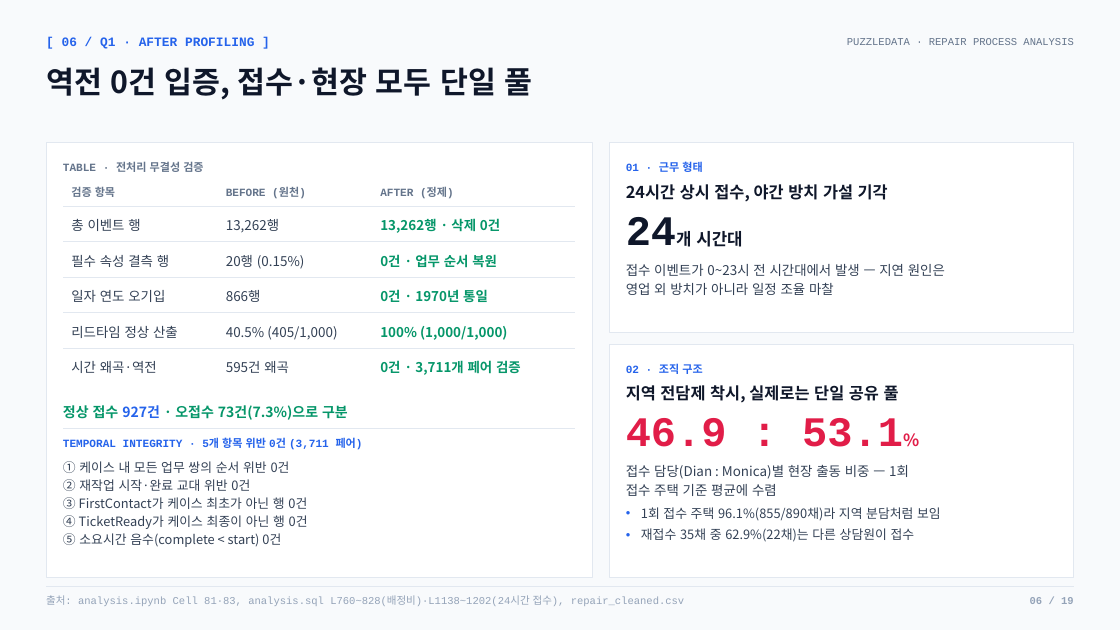
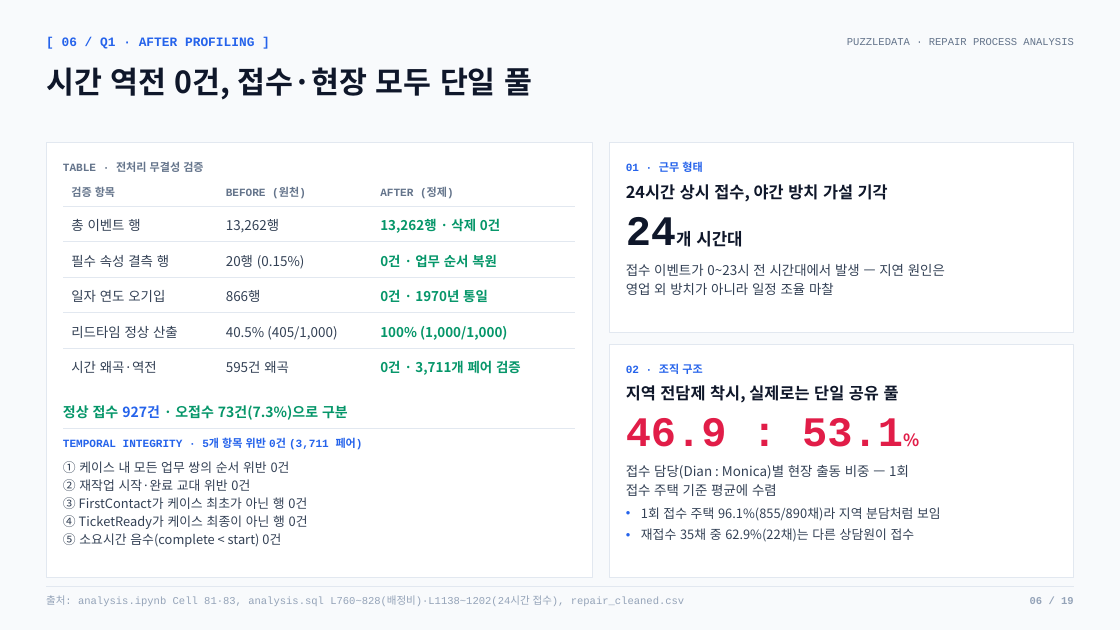
Before and after one commit to nus1245/puzzle_data, a slide deck: slide 6 of outputs/pptx/puzzledata_repair_report.pptx. Drawn at 1120x630 pixels with LibreOffice and Linux fonts; fonts in the diff are those of the drawing. Boxes give left, top, right and bottom in pixels: in the first picture for what was removed or moved away, otherwise in the second. Text is boxed around its words. In the diff, an @@ line names an element or a change of style, - is before the commit and + after.

Commit message:
feat(deck): slide 6 title wording

```diff
--- a/outputs/pptx/puzzledata_repair_report.pptx
+++ b/outputs/pptx/puzzledata_repair_report.pptx
@@ text at (46, 67, 532, 100): text changed @@
-역전 0건 입증, 접수·현장 모두 단일 풀
+시간 역전 0건, 접수·현장 모두 단일 풀
```
Also in this commit, not shown: 2 other files.
